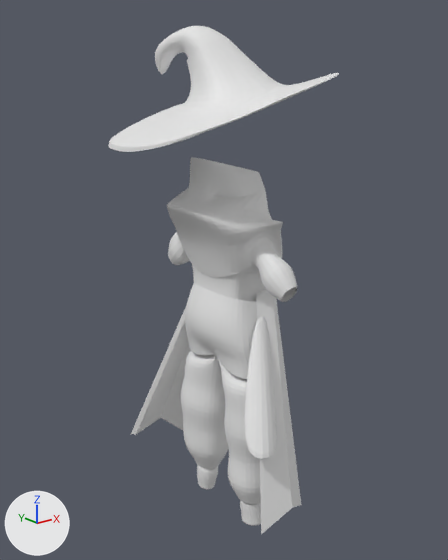
The Blender file 3D Basics/Assets/Models/Reya.blend: old version first, new version second.
Before and after are seen from a camera (50 mm lens) standing at (-8.02, -9.76, 10.98) and looking at (-0.02, 0.25, 6.98). Lighting does not change. The marker at lower left points along +X, +Y and +Z.

Names of what the first picture shows: 'Cape', 'Cape.001', 'Cape.002', 'Hat', 'Hat.001', 'Jacket', 'Pant Legs', 'Pant Top', 'Socks', 'Torso'.
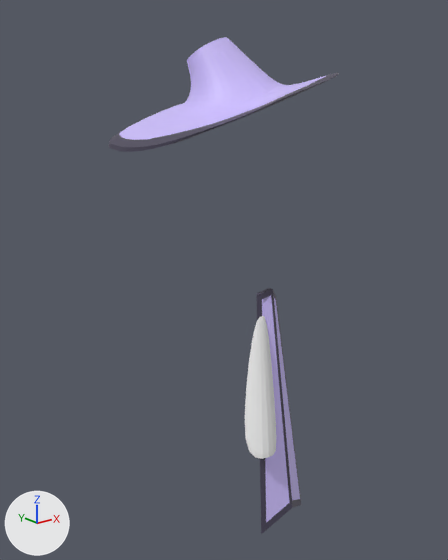
Where the change shows, as pixel boxes (x1, y1, x2, y2) in the pictures (448 x 560 px):
'Jacket', hidden: before (167, 157, 297, 302)
'Hat', recoloured, surface changed (white to blue): (108, 37, 339, 152) in both
'Pant Legs', hidden: before (181, 351, 261, 504)
'Cape.001', recoloured (grey to blue): (256, 288, 301, 534) in both
'Pant Top', hidden: before (185, 283, 257, 379)
'Cape', hidden: before (131, 305, 191, 435)
'Hat.001', hidden: before (155, 26, 230, 74)
'Torso', hidden: before (192, 264, 265, 302)
'Socks', hidden: before (197, 464, 261, 526)

Patch to the scene script:
```diff
--- a/3D Basics/Assets/Models/Reya.blend.py
+++ b/3D Basics/Assets/Models/Reya.blend.py
@@ img_hat_line_png @@
+img_hat_line_png = load_image('Hat_Line.png', '../Textures/Reya/Hat_Line.png', 1024, 1024, 'sRGB')
@@ img_cape_r @@
+img_cape_r = load_image('Cape_R', '../Textures/Reya/Cape_R_Line.png', 1024, 1024, 'sRGB')
@@ img_cape @@
+img_cape = load_image('Cape', '../Textures/Reya/Cape_L_Line.png', 1024, 1024, 'sRGB')
@@ mat_material @@
+mat_material = principled_material('Material')
+mat_material.texture = img_hat_line_png
@@ mat_cape @@
+mat_cape = principled_material('Cape')
+mat_cape.texture = img_cape_r
@@ mat_cape_001 @@
+mat_cape_001 = principled_material('Cape.001')
+mat_cape_001.texture = img_cape
@@ me_cube_003 @@
 me_cube_003.from_pydata(...)  # 12 vertices, 10 faces; spans x -1.27..0.76, y 0.56..2.32, z -3.5..1.67
+me_cube_003.materials.append(mat_cape_001)  # picture img_cape
@@ me_cube_005 @@
 me_cube_005.from_pydata(...)  # 12 vertices, 10 faces; spans x -1.27..0.76, y 0.56..2.32, z -3.5..1.67
+me_cube_005.materials.append(mat_cape)  # picture img_cape_r
@@ me_cube_007 @@
 me_cube_007.from_pydata(...)  # 70 vertices, 68 faces; spans x -1.97..2.78, y -2.49..2.26, z -1.22..0.87
 # used by ob_hat; location = (-0.57, 0.38, 10.92); rotation_euler = (-0.0498, -0.107, -0.00663), in degrees (-2.9, -6.1, -0.4); scale = (1.39, 1.0, 1.0)
+# me_cube_007 part 1: texture (UV) coordinates of 68 of 68 faces, centred in x -1.31..2.04, y -2.46..2.25, z -0.87..0.58, changed; they spanned u 0.0..0.38, v 0.0..0.75 and now span u 0.0..1.0, v 0.0..0.66
+me_cube_007.materials.append(mat_material)  # picture img_hat_line_png
@@ ob_cape @@
 ob_cape.location = (0.04, 0.17, 5.3)
+ob_cape.hide_set(True)
@@ ob_jacket @@
 _m = ob_jacket.modifiers.new('Subdivision', 'SUBSURF')
 _m.levels = 0
+ob_jacket.hide_set(True)
@@ ob_torso @@
 _m = ob_torso.modifiers.new('Subdivision', 'SUBSURF')
+ob_torso.hide_set(True)
@@ ob_pant_legs @@
 _m = ob_pant_legs.modifiers.new('Subdivision', 'SUBSURF')
 _m.levels = 0
+ob_pant_legs.hide_set(True)
@@ ob_hat_001 @@
 _m = ob_hat_001.modifiers.new('Subdivision', 'SUBSURF')
 _m.levels = 0
+ob_hat_001.hide_set(True)
@@ ob_pant_top @@
 _m = ob_pant_top.modifiers.new('Subdivision', 'SUBSURF')
+ob_pant_top.hide_set(True)
@@ ob_socks @@
 _m = ob_socks.modifiers.new('Subdivision', 'SUBSURF')
 _m.levels = 0
+ob_socks.hide_set(True)
```
